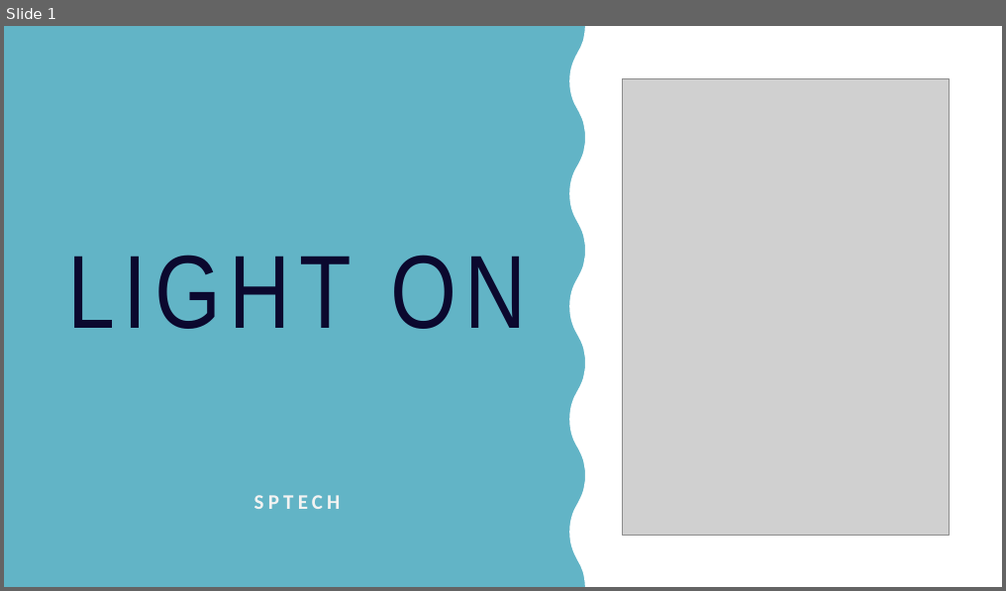
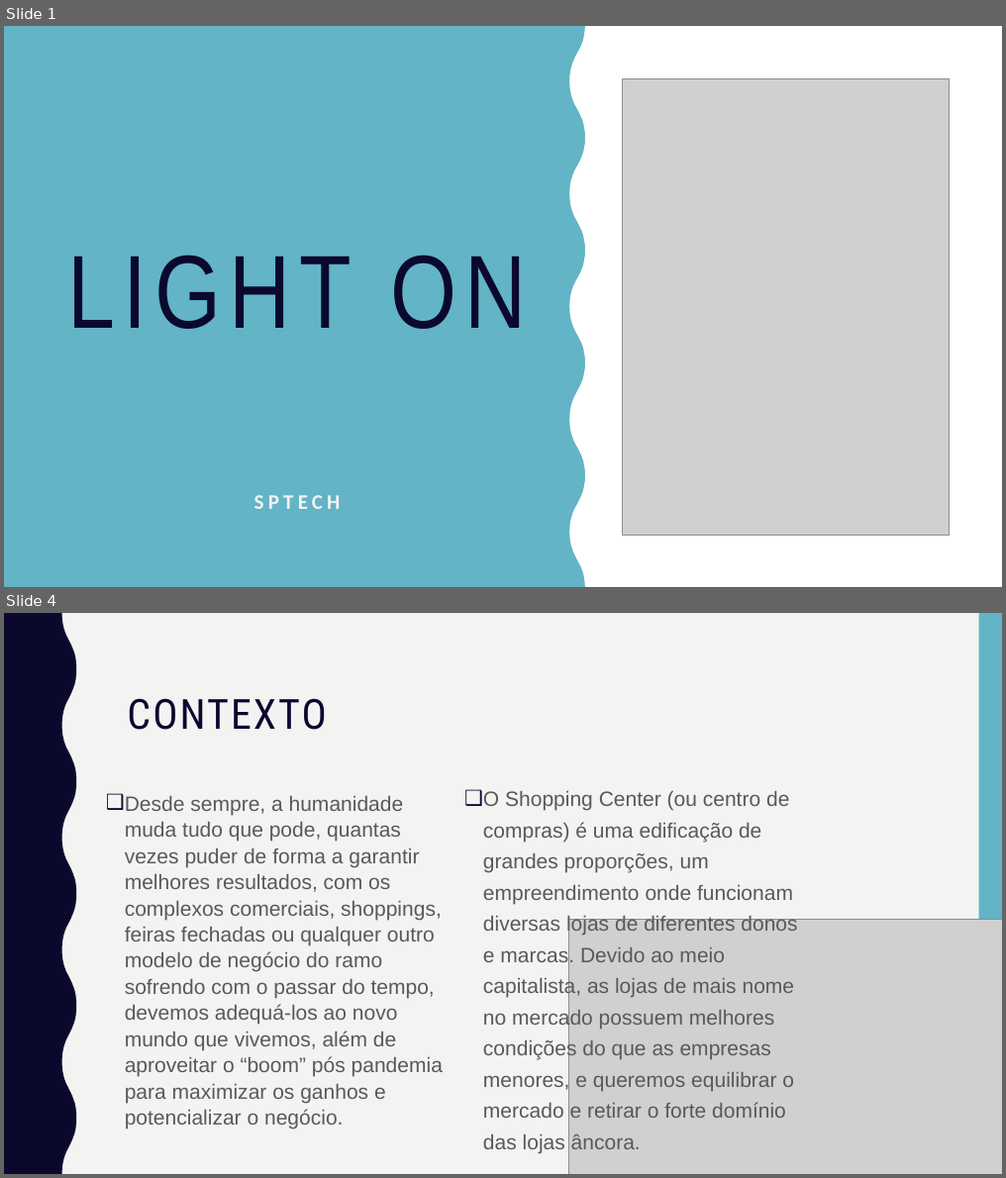
Before and after one commit to caiqueoak03/Projeto-PI, a slide deck: Documentação/Light ON.pptx. Shown one above the other, each under a label of ours: slide 1 before the commit, slides 1 and 4 after it; the slides between them are not shown. The pictures are 1006x591 and 1006x1178 pixels, drawn with LibreOffice and Linux fonts; fonts in the diff are those of the drawing; grey boxes stand for pictures. Boxes give left, top, right and bottom in pixels: in the first picture for what was removed or moved away, otherwise in the second. Text is boxed around its words. In the diff, an @@ line names an element or a change of style, - is before the commit and + after.

```diff
--- a/Documentação/Light ON.pptx
+++ b/Documentação/Light ON.pptx
@@ slide 4 added at (x1=4, y1=613, x2=1002, y2=1174), background #F3F3F2 @@
@@ freeform shape added at (x1=4, y1=613, x2=76, y2=1174), fill #0B082E @@
@@ rectangle added at (x1=979, y1=613, x2=1002, y2=1174), fill #62B4C6 @@
@@ title added at (x1=127, y1=698, x2=326, y2=730), 40 pt, text #0B082E @@
+CONTEXTO
@@ text added at (x1=125, y1=796, x2=443, y2=1103), 20 pt, text #595959 @@
+❑ Desde sempre, a humanidade muda tudo que pode, quantas vezes puder de forma a garantir melhores resultados, com os complexos comerciais, shoppings, feiras fechadas ou qualquer outro modelo de negócio do ramo sofrendo com o passar do tempo, devemos adequá-los ao novo mundo que vivemos, além de aproveitar o “boom” pós pandemia para maximizar os ganhos e potencializar o negócio.
@@ text added at (x1=483, y1=791, x2=797, y2=1154), 20 pt, text #595959 @@
+❑ O Shopping Center (ou centro de compras) é uma edificação de grandes proporções, um empreendimento onde funcionam diversas lojas de diferentes donos e marcas. Devido ao meio capitalista, as lojas de mais nome no mercado possuem melhores condições do que as empresas menores, e queremos equilibrar o mercado e retirar o forte domínio das lojas âncora.
@@ picture added at (x1=569, y1=919, x2=1002, y2=1174) @@
```
Also in this commit, not shown: 11 other slides added, 8 slides removed, 1 other file.
